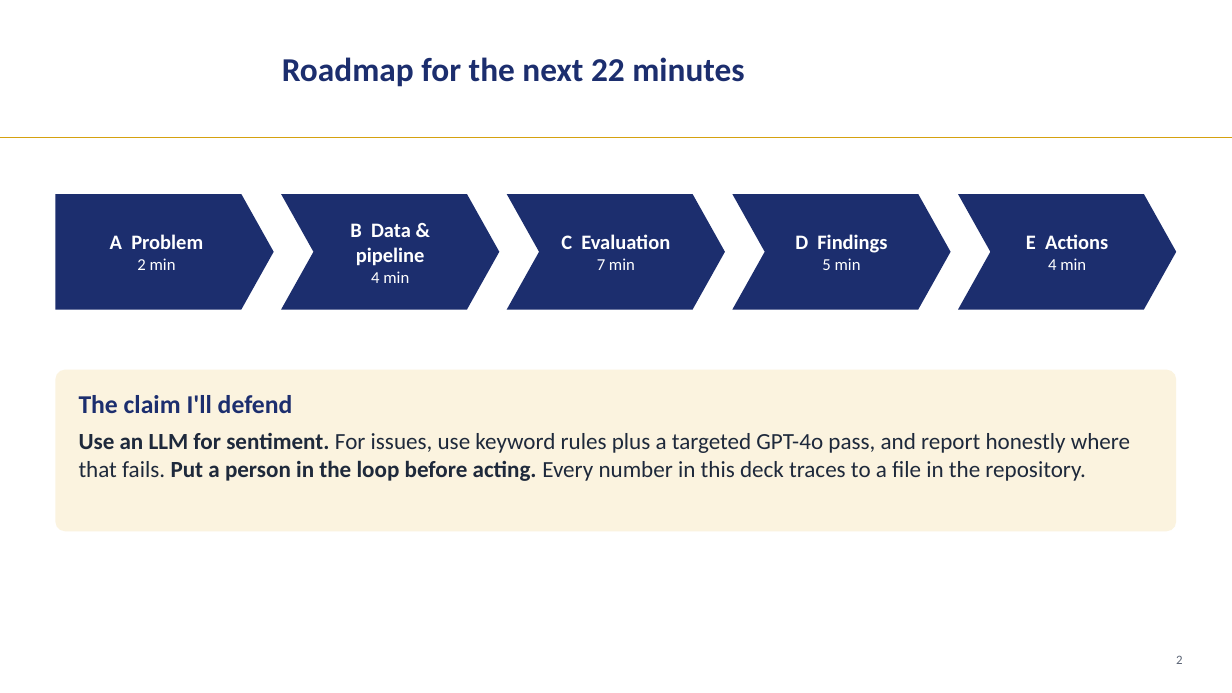
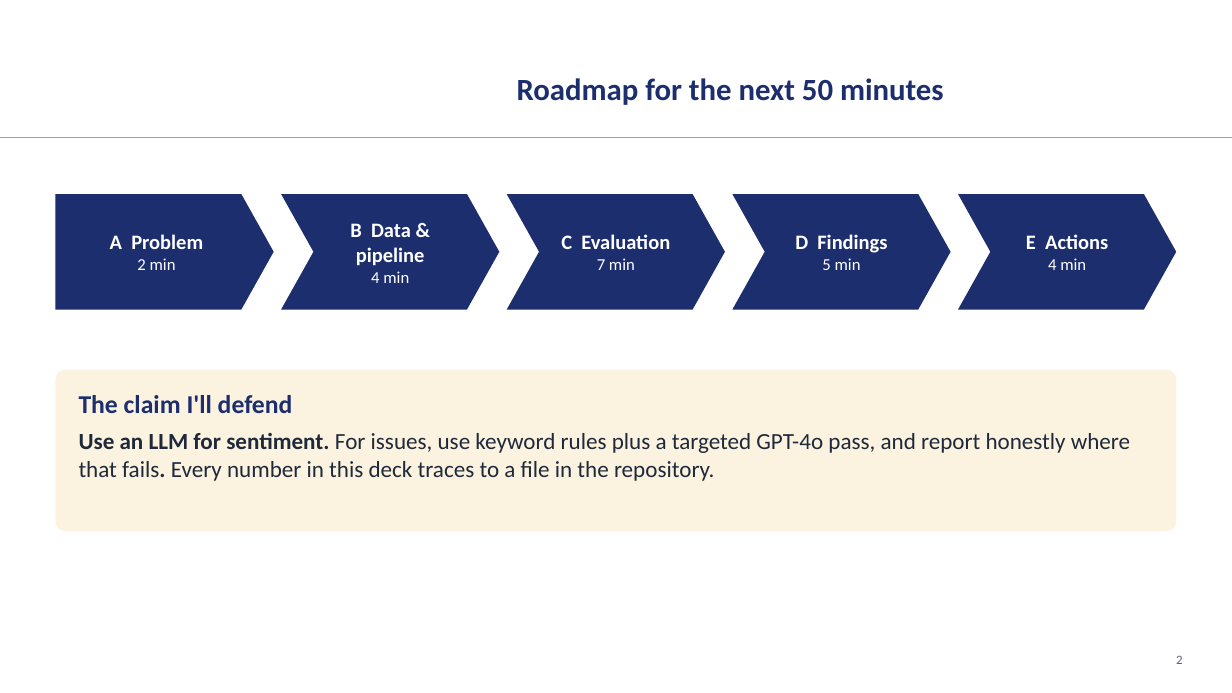
Before and after one commit to LizLicense/Public-Sentiment-Analysis-LLM-powered-Issue-Extraction, a slide deck: slide 2 of presentation/capstone_walkthrough.pptx. Drawn at 1232x693 pixels with LibreOffice and Linux fonts; fonts in the diff are those of the drawing; background and template pictures are left out. Boxes give left, top, right and bottom in pixels: in the first picture for what was removed or moved away, otherwise in the second. Text is boxed around its words. In the diff, an @@ line names an element or a change of style, - is before the commit and + after.

```diff
--- a/presentation/capstone_walkthrough.pptx
+++ b/presentation/capstone_walkthrough.pptx
@@ text at [517, 78, 944, 105]: text changed; size 26 to 24 pt @@
-Roadmap for the next 22 minutes
+Roadmap for the next 50 minutes
@@ text at [79, 433, 1130, 481]: text changed @@
-Use an LLM for sentiment. For issues, use keyword rules plus a targeted GPT-4o pass, and report honestly where that fails. Put a person in the loop before acting. Every number in this deck traces to a file in the repository.
+Use an LLM for sentiment. For issues, use keyword rules plus a targeted GPT-4o pass, and report honestly where that fails. Every number in this deck traces to a file in the repository.
```
Also in this commit, not shown: 32 other slides changed, 3 slides added, 17 other files.
